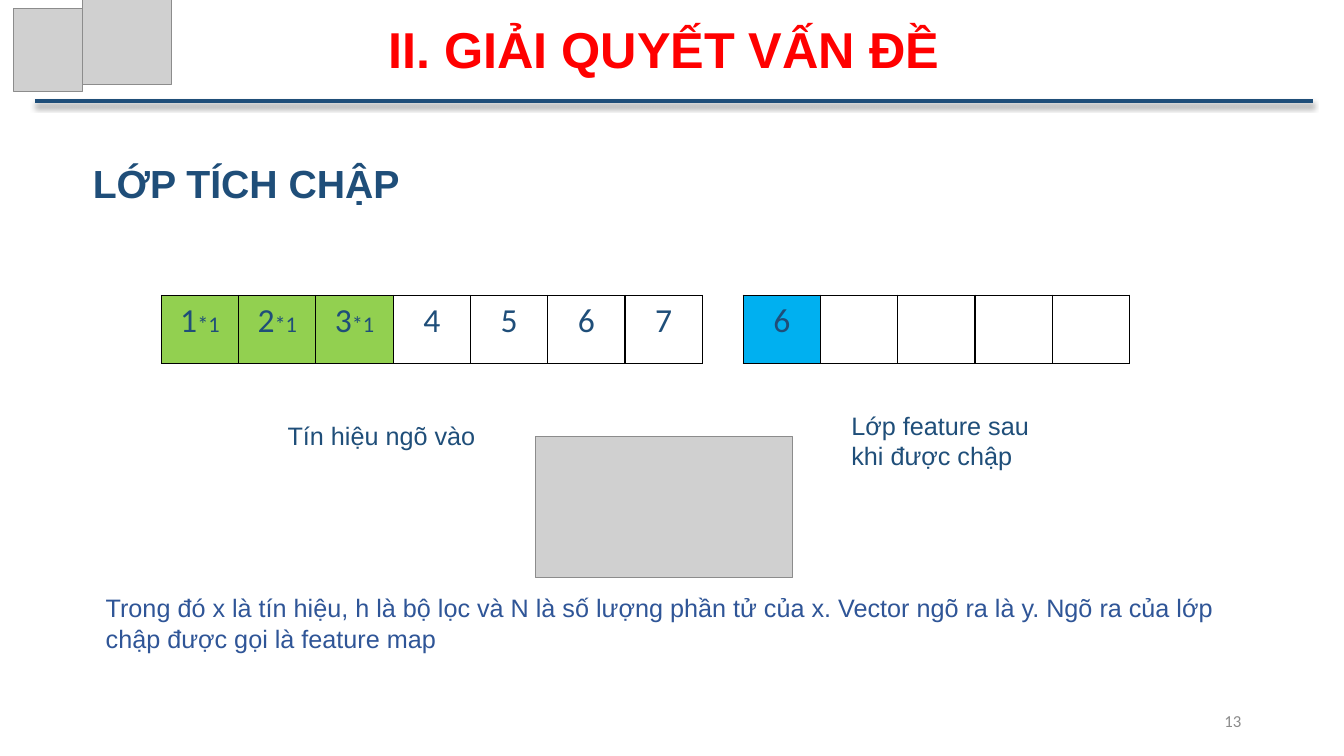
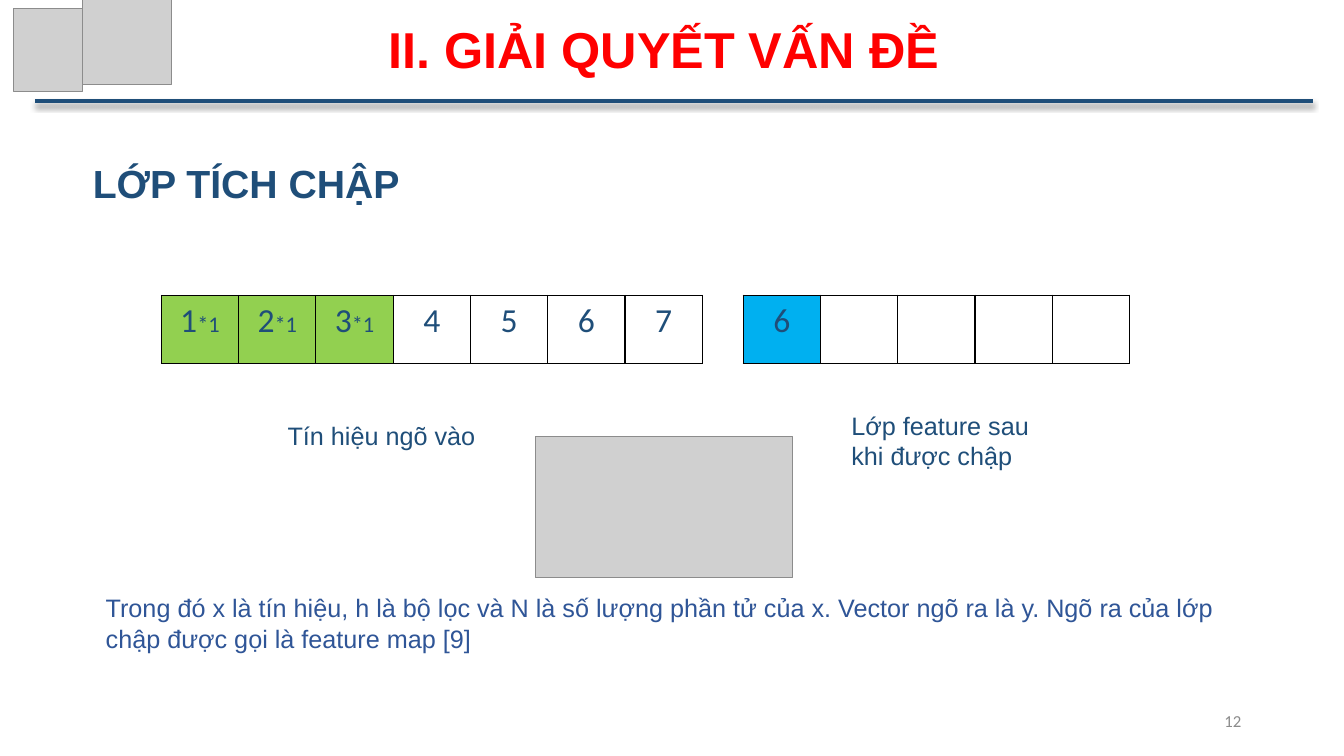
Before and after one commit to ThuTrongNguyen/Thesis, a slide deck: slide 12 of SlideBaoCao_NguyenTrongThu.pptx (slide 13 before the commit). Drawn at 1344x756 pixels with LibreOffice and Linux fonts; fonts in the diff are those of the drawing; grey boxes stand for pictures. Boxes give left, top, right and bottom in pixels: in the first picture for what was removed or moved away, otherwise in the second. Text is boxed around its words. In the diff, an @@ line names an element or a change of style, - is before the commit and + after.

```diff
--- a/SlideBaoCao_NguyenTrongThu.pptx
+++ b/SlideBaoCao_NguyenTrongThu.pptx
@@ text at bbox=[106, 597, 1212, 653]: text changed @@
-Trong đó x là tín hiệu, h là bộ lọc và N là số lượng phần tử của x. Vector ngõ ra là y. Ngõ ra của lớp chập được gọi là feature map
+Trong đó x là tín hiệu, h là bộ lọc và N là số lượng phần tử của x. Vector ngõ ra là y. Ngõ ra của lớp chập được gọi là feature map [9]
@@ page number at bbox=[1224, 716, 1241, 727]: text changed @@
-13
+12
```
Also in this commit, not shown: 13 other slides changed, 7 slides added.
